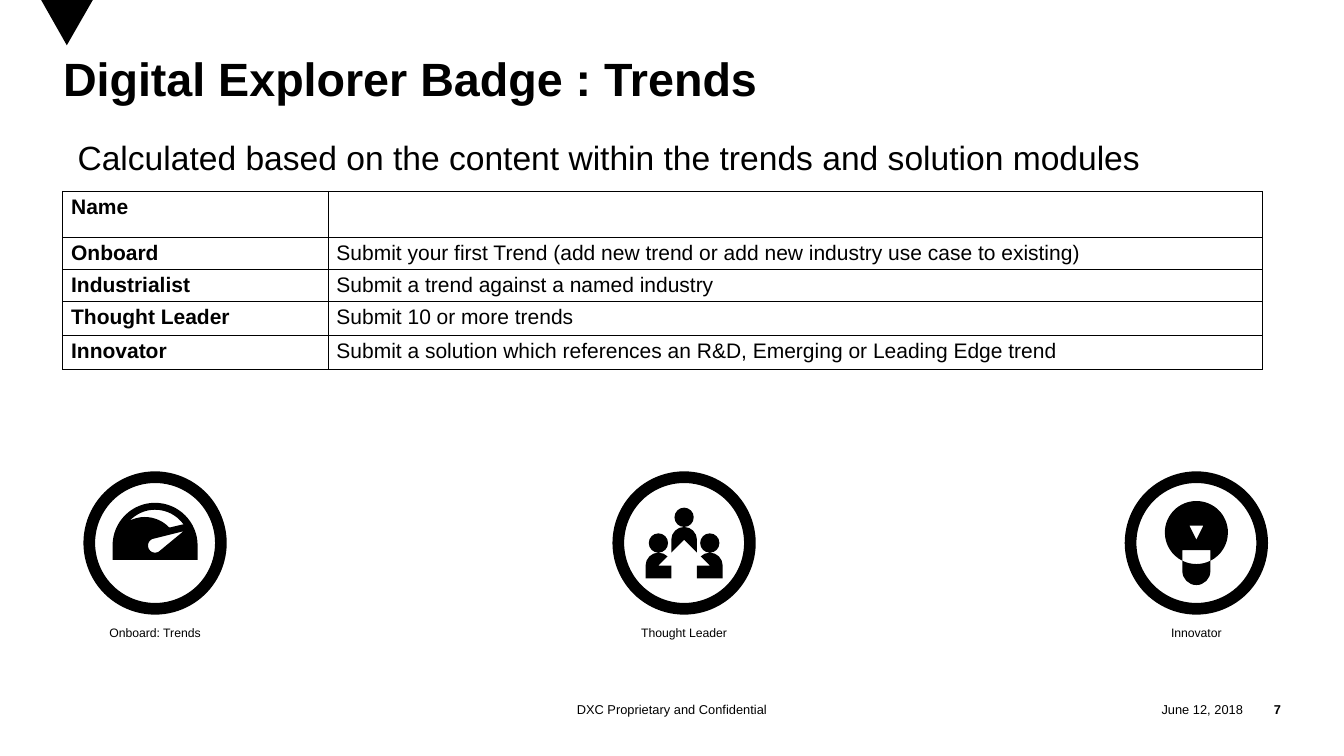
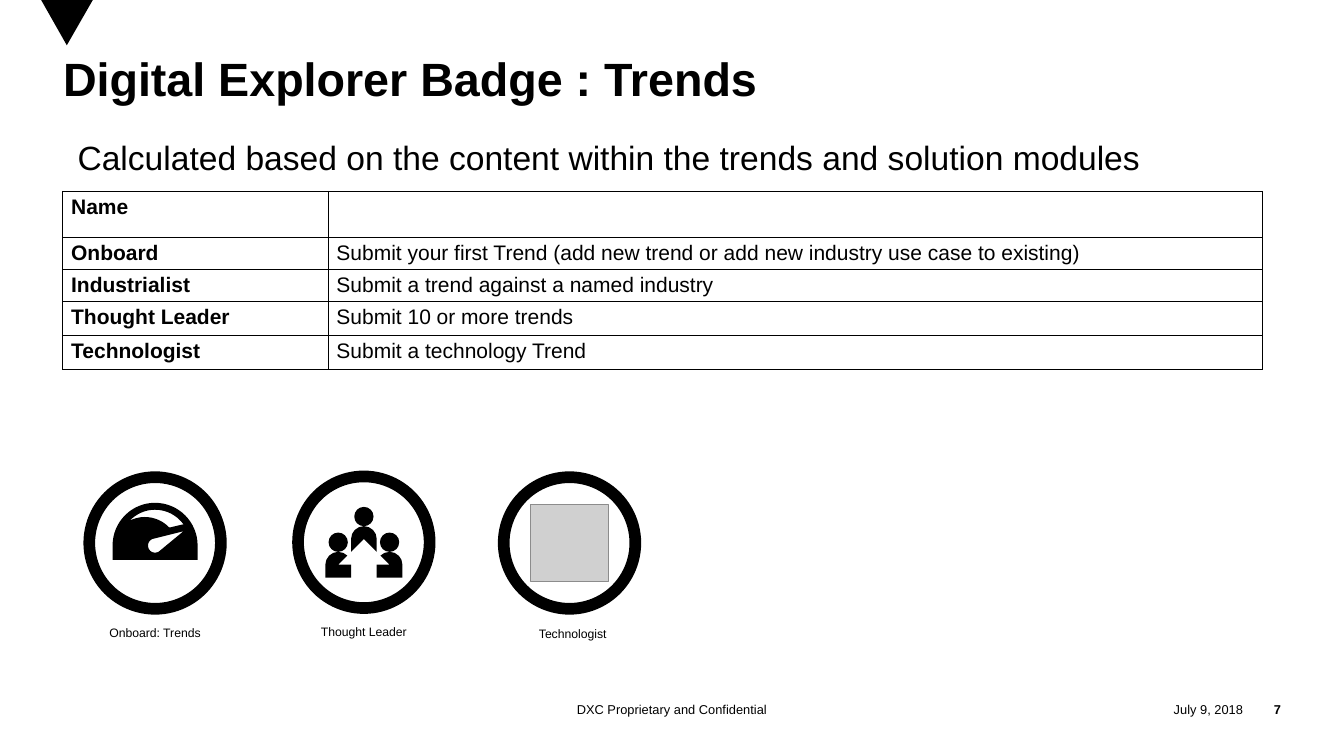
Before and after one commit to EnglishSid/DigitalExplorerSpecs, a slide deck: slide 7 of WorkingArea/Badges/Digital Explorer Badges.pptx. Drawn at 1344x756 pixels with LibreOffice and Linux fonts; fonts in the diff are those of the drawing; grey boxes stand for pictures; background and template pictures are left out. Boxes give left, top, right and bottom in pixels: in the first picture for what was removed or moved away, otherwise in the second. Text is boxed around its words. In the diff, an @@ line names an element or a change of style, - is before the commit and + after.

```diff
--- a/WorkingArea/Badges/Digital Explorer Badges.pptx
+++ b/WorkingArea/Badges/Digital Explorer Badges.pptx
@@ table at (x1=63, y1=192, x2=1263, y2=366) @@
-row 5, column 1: Innovator
+row 5, column 1: Technologist
-row 5, column 2: Submit a solution which references an R&D, Emerging or Leading Edge trend
+row 5, column 2: Submit a technology Trend
@@ ellipse moved from (x1=1131, y1=477, x2=1263, y2=609) to (x1=504, y1=477, x2=636, y2=609) @@
@@ 1 text, 1 ellipse, 1 freeform shape moved together from (x1=618, y1=477, x2=750, y2=640) to (x1=298, y1=476, x2=430, y2=639) @@
@@ picture added at (x1=531, y1=504, x2=608, y2=581) @@
@@ freeform shape removed at (x1=1165, y1=501, x2=1228, y2=585) @@
@@ text added at (x1=539, y1=629, x2=607, y2=641), 10.5 pt, text #000000 @@
+Technologist
@@ text removed at (x1=1171, y1=628, x2=1222, y2=637) @@
-Innovator
@@ text at (x1=1174, y1=704, x2=1243, y2=716): text changed @@
-June 12, 2018
+July 9, 2018
```
Also in this commit, not shown: 10 other slides changed, 1 slide removed, 2 other files.
